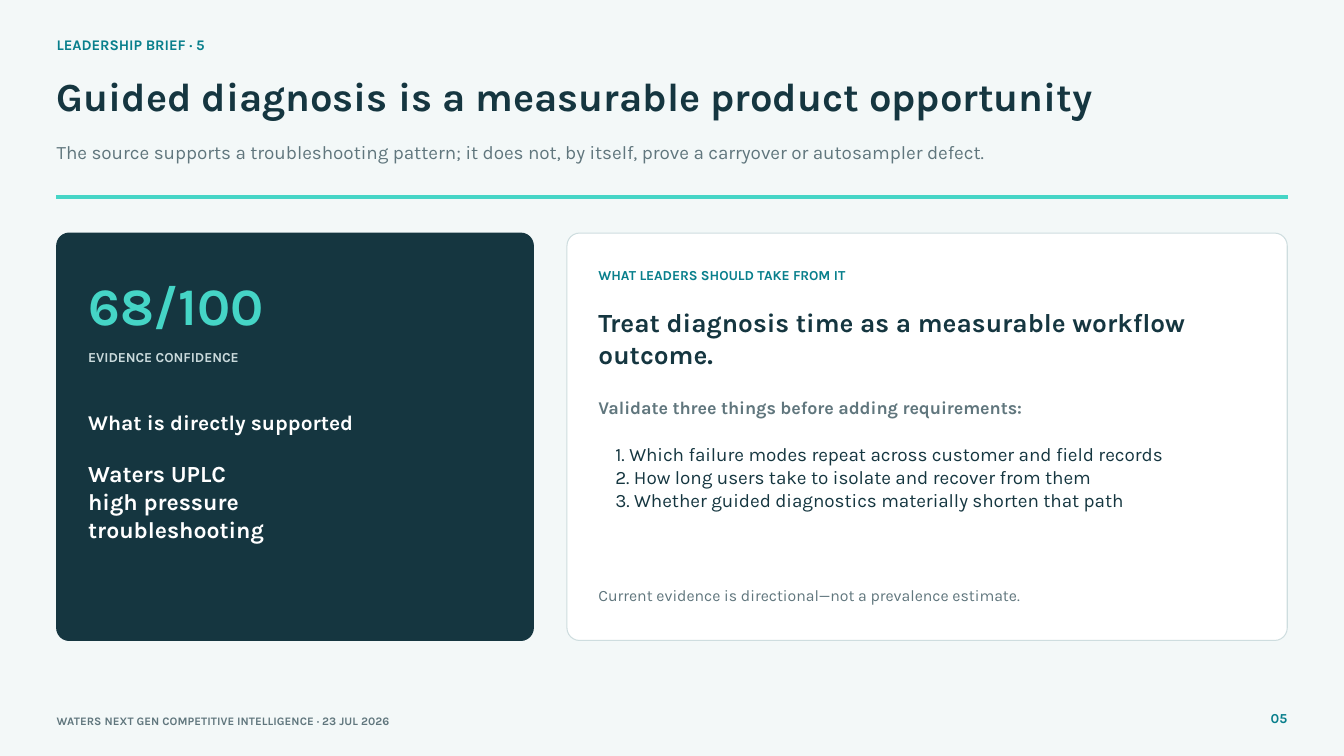
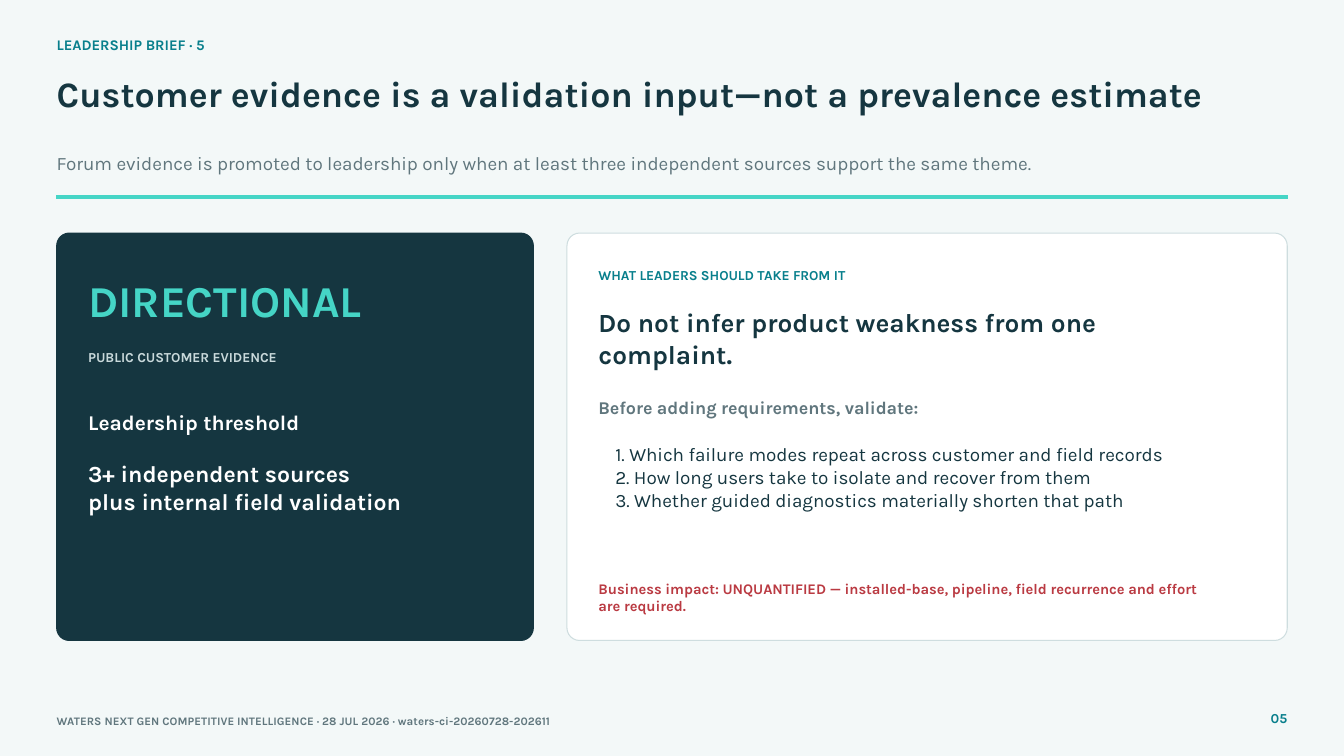
Before and after one commit to Chandni08/CompEngine, a slide deck: slide 5 of deploy-site/exports/waters-nextgen-leadership-brief.pptx. Drawn at 1344x756 pixels with LibreOffice and Linux fonts; fonts in the diff are those of the drawing. Boxes give left, top, right and bottom in pixels: in the first picture for what was removed or moved away, otherwise in the second. Text is boxed around its words. In the diff, an @@ line names an element or a change of style, - is before the commit and + after.

```diff
--- a/deploy-site/exports/waters-nextgen-leadership-brief.pptx
+++ b/deploy-site/exports/waters-nextgen-leadership-brief.pptx
@@ text at box(57, 81, 1201, 116): text changed; size 28.5 to 25.5 pt @@
-Guided diagnosis is a measurable product opportunity
+Customer evidence is a validation input—not a prevalence estimate
@@ text at box(57, 157, 1031, 175): text changed @@
-The source supports a troubleshooting pattern; it does not, by itself, prove a carryover or autosampler defect.
+Forum evidence is promoted to leadership only when at least three independent sources support the same theme.
@@ text at box(88, 288, 361, 318): text changed; size 37.5 to 31.5 pt @@
-68/100
+DIRECTIONAL
@@ text at box(598, 313, 1096, 370): text changed @@
-Treat diagnosis time as a measurable workflow outcome.
+Do not infer product weakness from one complaint.
@@ text at box(88, 353, 277, 362): text changed @@
-EVIDENCE CONFIDENCE
+PUBLIC CUSTOMER EVIDENCE
@@ text at box(88, 415, 299, 435): text changed @@
-What is directly supported
+Leadership threshold
@@ text at box(598, 401, 919, 419): text changed @@
-Validate three things before adding requirements:
+Before adding requirements, validate:
@@ text at box(88, 465, 401, 516): text changed @@
-Waters UPLC
-high pressure
-troubleshooting
+3+ independent sources
+plus internal field validation
@@ text at box(598, 583, 1197, 615): text changed; size 11.2 to 10.5 pt; text colour #60767D to #BA3A42; bold on @@
-Current evidence is directional—not a prevalence estimate.
+Business impact: UNQUANTIFIED — installed-base, pipeline, field recurrence and effort are required.
@@ text at box(57, 717, 550, 725): text changed @@
-WATERS NEXT GEN COMPETITIVE INTELLIGENCE · 23 JUL 2026
+WATERS NEXT GEN COMPETITIVE INTELLIGENCE · 28 JUL 2026 · waters-ci-20260728-202611
```
Also in this commit, not shown: 7 other slides changed, 38 other files.
